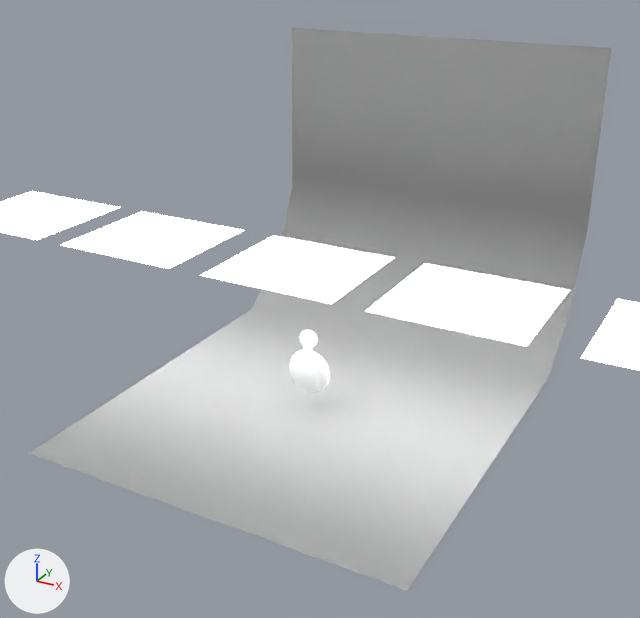
The Blender file sketch/headphones2.blend, before and after one commit.
Both versions are drawn from a camera (50 mm lens) standing at (5.95, -10.46, 7.1) and looking at (0.0, 0.36, 1.69). Lighting does not change. The marker at lower left points along +X, +Y and +Z.
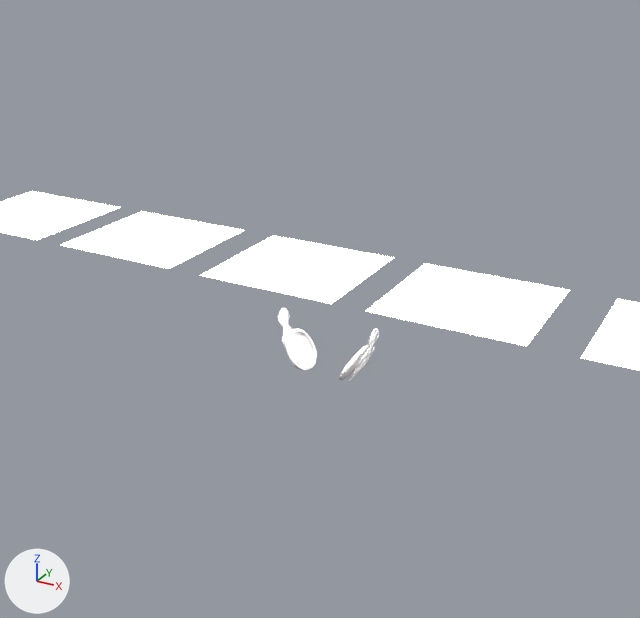
Location of each change, (x1, y1, x2, y2) in pixels of the pictures (640 x 618 px):
```json
{"object": "Plane", "change": "hidden", "before": [29, 28, 611, 590]}
{"object": "Circle.001", "change": "moved, turned", "before": [294, 330, 320, 392], "after": [278, 308, 379, 382]}
{"object": "Circle", "change": "no longer drawn", "before": [289, 350, 329, 392]}
```

Scene script edits in JSON lines:
```json
{"op": "set", "path": "ob_circle_001.location", "old": "(-0.02, -0.04, 0.77)", "new": "(-0.62, 0.6, 0.77)"}
{"op": "set", "path": "ob_circle_001.rotation_euler", "old": "(0.0, 0.0, 0.0)", "new": "(0.463, 0.0, 4.712)", "note": "degrees (0, 0, 0) -> degrees (27, 0, 270)"}
{"op": "set", "path": "ob_circle.location", "old": "(-0.02, 0.0, 0.77)", "new": "(0.0, 0.93, 1.38)"}
{"op": "set", "path": "ob_circle.rotation_euler", "old": "(1.571, -0.397, 0.0)", "new": "(-1.571, 0.0, 0.0)", "note": "degrees (90, -23, 0) -> degrees (-90, 0, 0)"}
{"op": "set", "path": "ob_circle.scale", "old": "(0.387, 0.387, 0.387)", "new": "(0.444, 0.444, 0.444)"}
{"op": "add", "block": "ob_plane", "code": "ob_plane.hide_set(True)  # its collection is switched off"}
```
